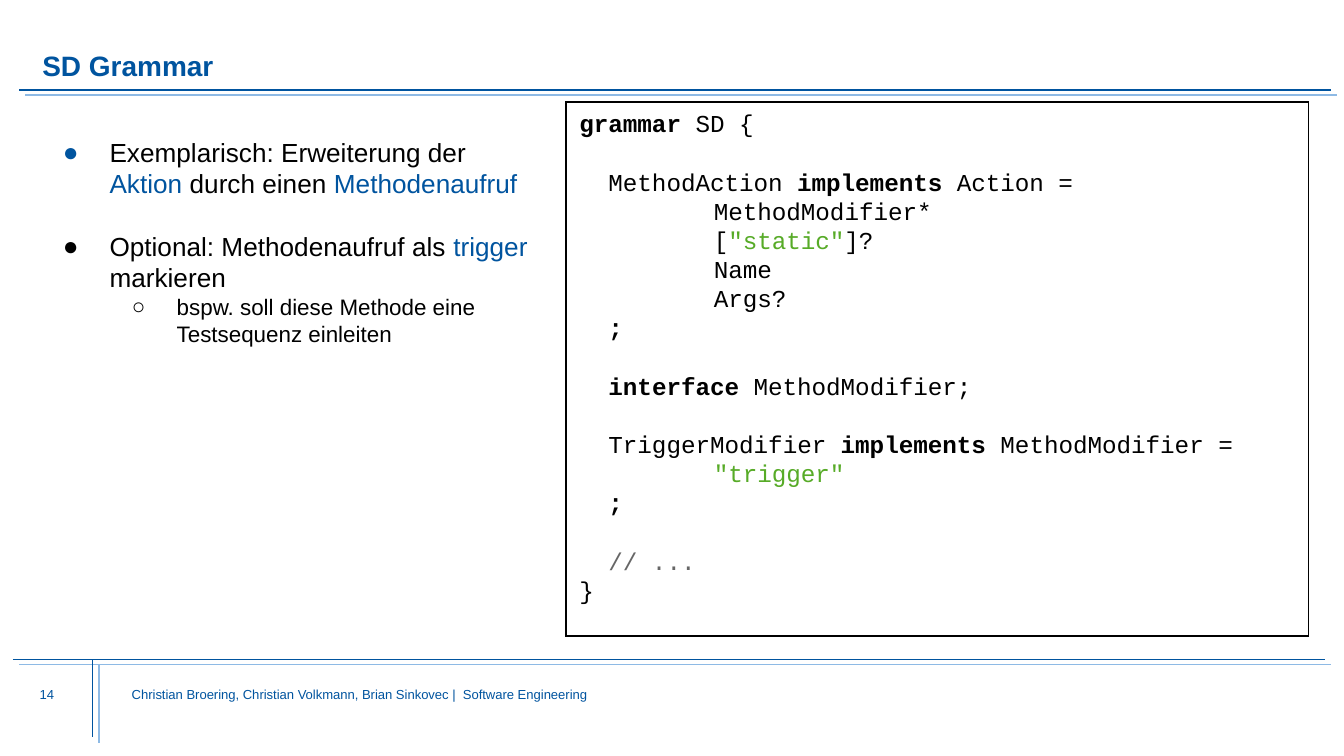
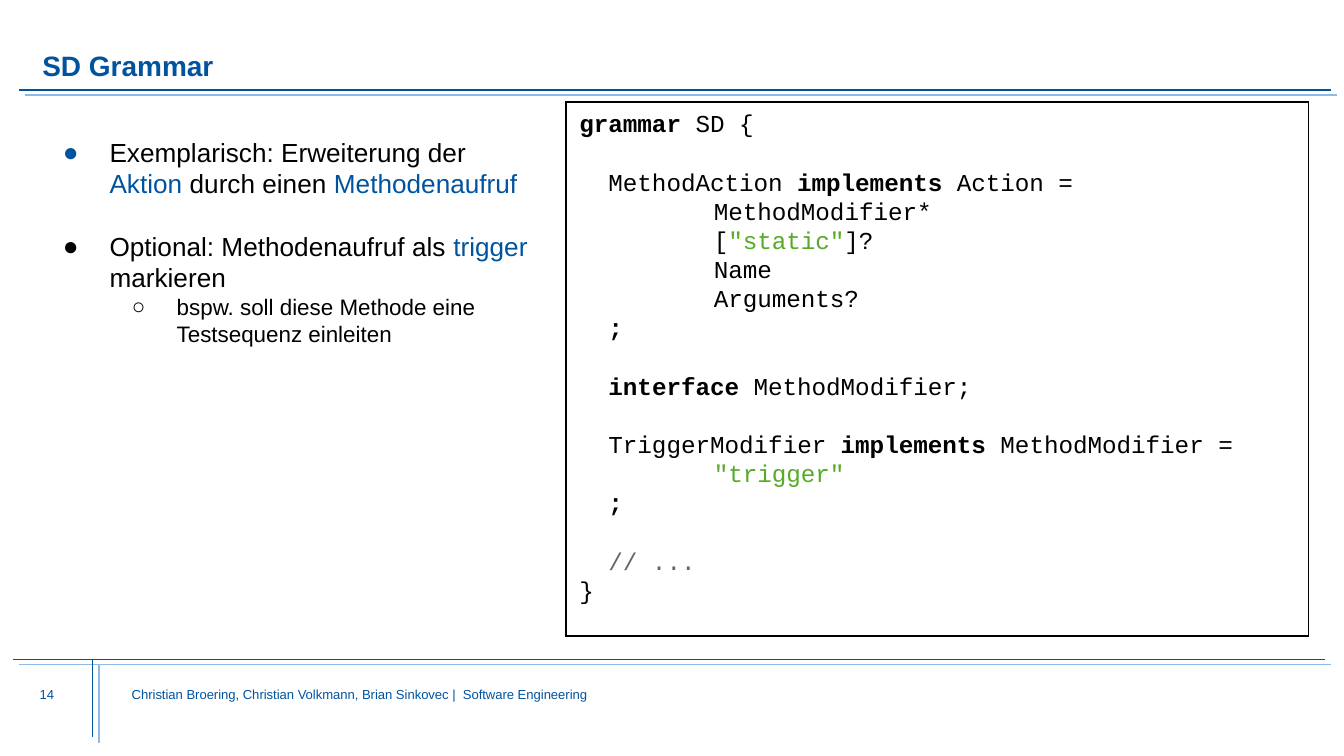
Before and after one commit to MontiCore/sequence-diagram, a slide deck: slide 14 of folien/grammar.pptx. Drawn at 1344x756 pixels with LibreOffice and Linux fonts; fonts in the diff are those of the drawing; background and template pictures are left out. Boxes give left, top, right and bottom in pixels: in the first picture for what was removed or moved away, otherwise in the second. Text is boxed around its words. In the diff, an @@ line names an element or a change of style, - is before the commit and + after.

```diff
--- a/folien/grammar.pptx
+++ b/folien/grammar.pptx
@@ text in rectangle at <box>714,290,859,312</box>: text changed @@
-Args?
+Arguments?
```
Also in this commit, not shown: 2 other slides changed.
